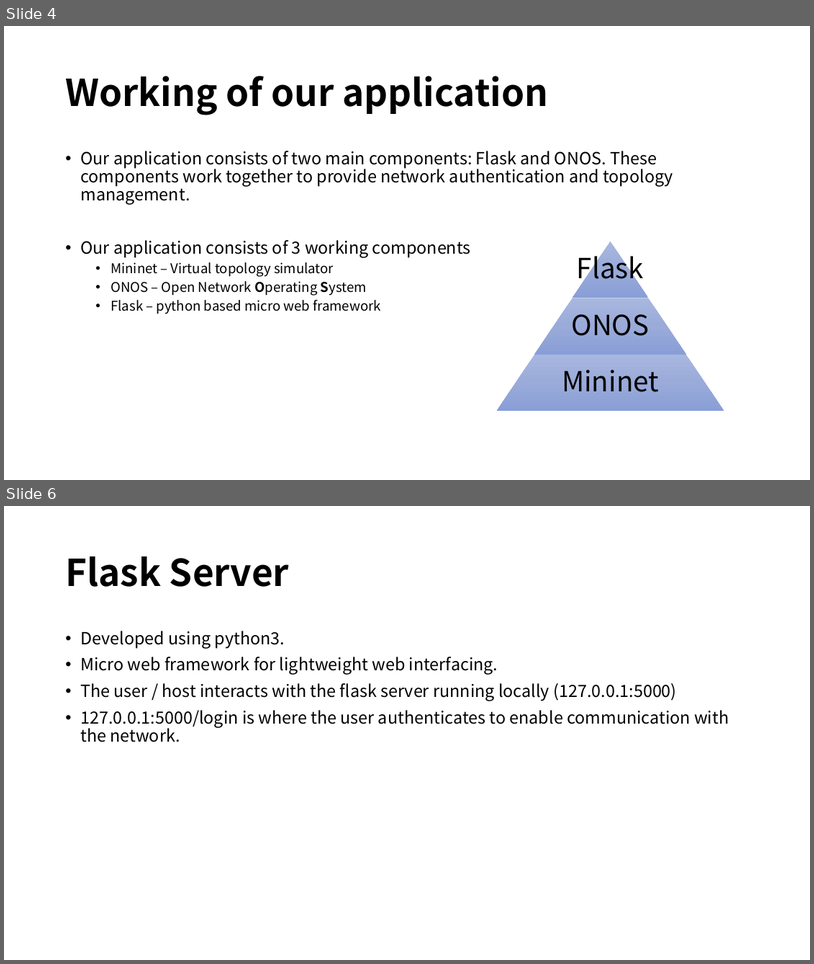
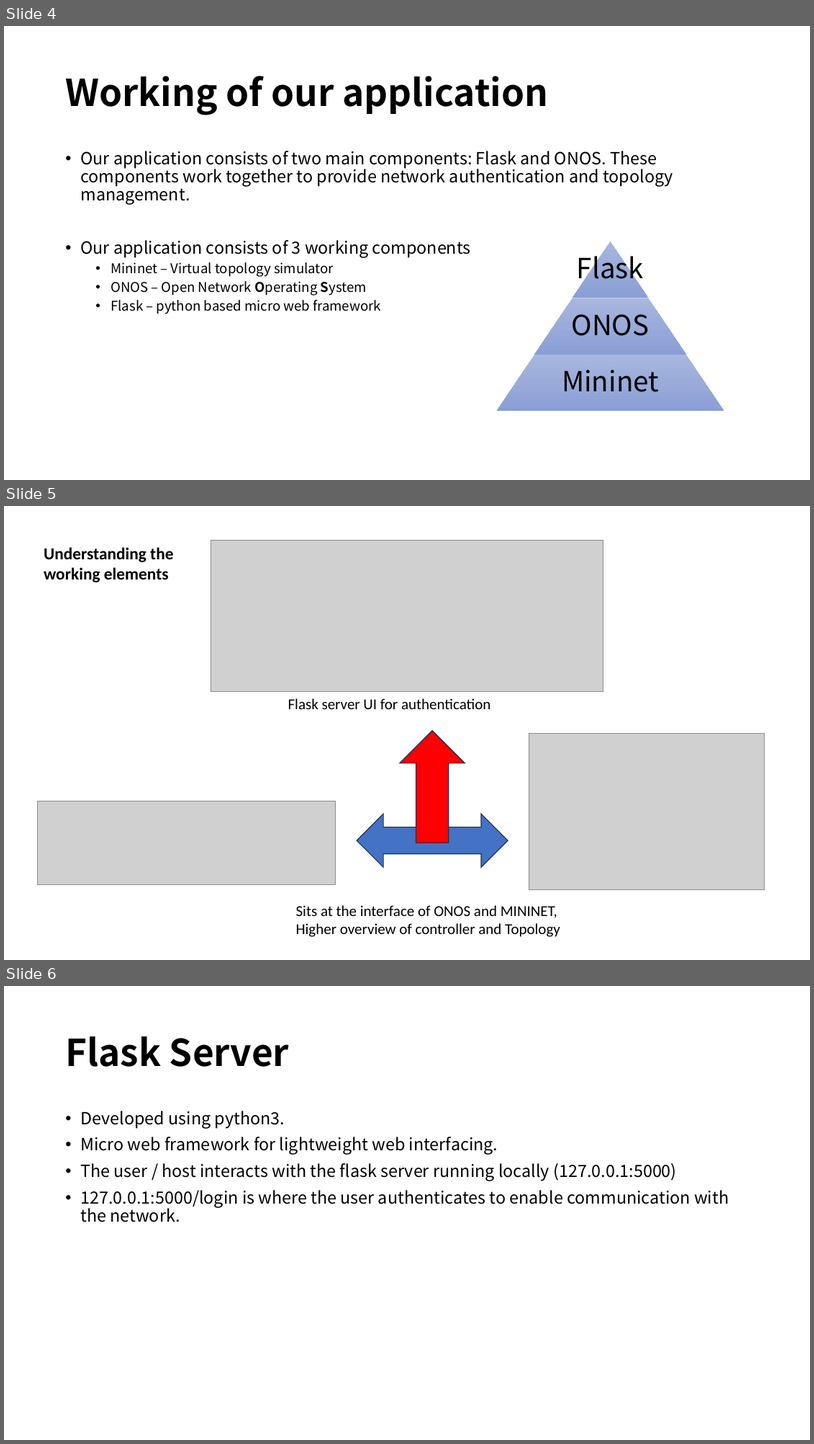
Before and after one commit to adoprox/SDN, a slide deck: 34359 – Software Defined Networking (SDN).pptx. Shown one above the other, each under a label of ours: slides 4 and 6 before the commit, slides 4, 5 and 6 after it; the slides between them are not shown. The pictures are 814x964 and 814x1444 pixels, drawn with LibreOffice and Linux fonts; fonts in the diff are those of the drawing; grey boxes stand for pictures. Boxes give left, top, right and bottom in pixels: in the first picture for what was removed or moved away, otherwise in the second. Text is boxed around its words. In the diff, an @@ line names an element or a change of style, - is before the commit and + after.

Commit message:
Update 34359 – Software Defined Networking (SDN).pptx
added pictures and ending slide
ready for tomorrow

```diff
--- a/34359 – Software Defined Networking (SDN).pptx
+++ b/34359 – Software Defined Networking (SDN).pptx
@@ slide 5 added at [4, 506, 810, 960], background #FFFFFF @@
@@ text added at [44, 547, 173, 582], 20 pt, text #000000, bold @@
+Understanding the
+working elements
@@ picture added at [211, 540, 604, 691] @@
@@ text added at [288, 698, 491, 709], 18 pt, text #000000 @@
+Flask server UI for authentication
@@ up arrow added at [400, 731, 466, 842], fill #FF0000, outline #1E3256 1 pt @@
@@ picture added at [529, 733, 764, 889] @@
@@ picture added at [38, 801, 336, 884] @@
@@ left right arrow added at [357, 814, 508, 867], fill #4472C4, outline #1E3256 1 pt @@
@@ text added at [296, 905, 561, 937], 18 pt, text #000000 @@
+Sits at the interface of ONOS and MININET,
+Higher overview of controller and Topology
```
Also in this commit, not shown: 3 other slides added, 2 slides removed.
